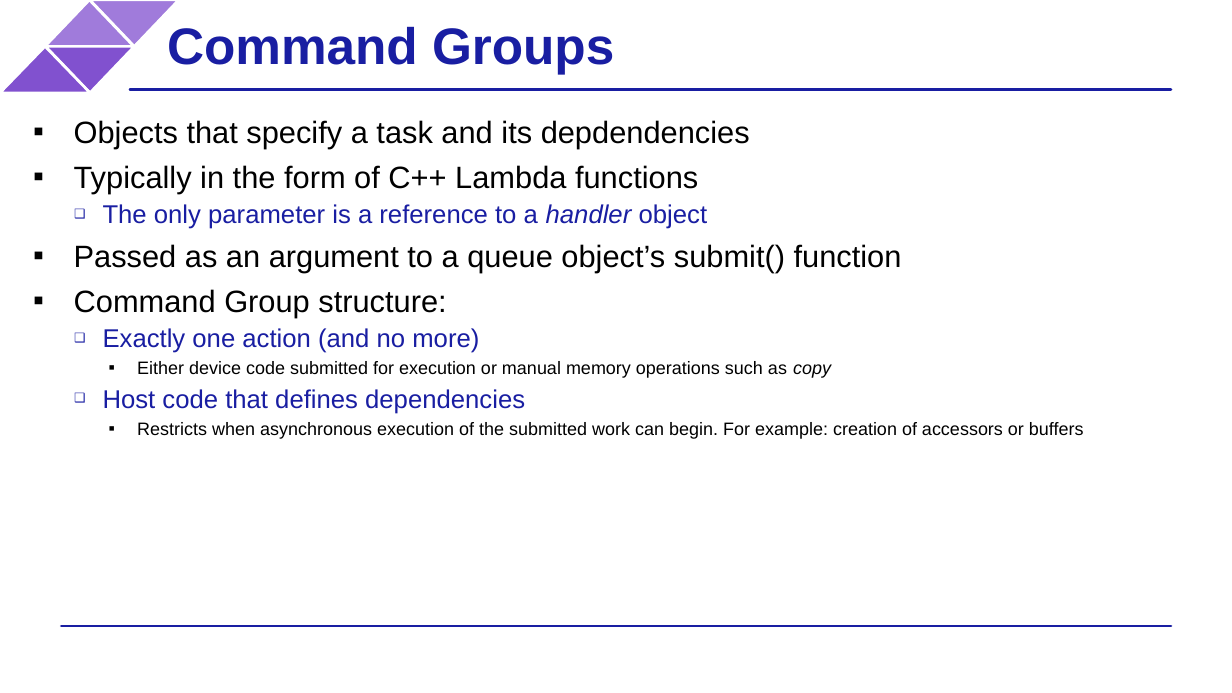
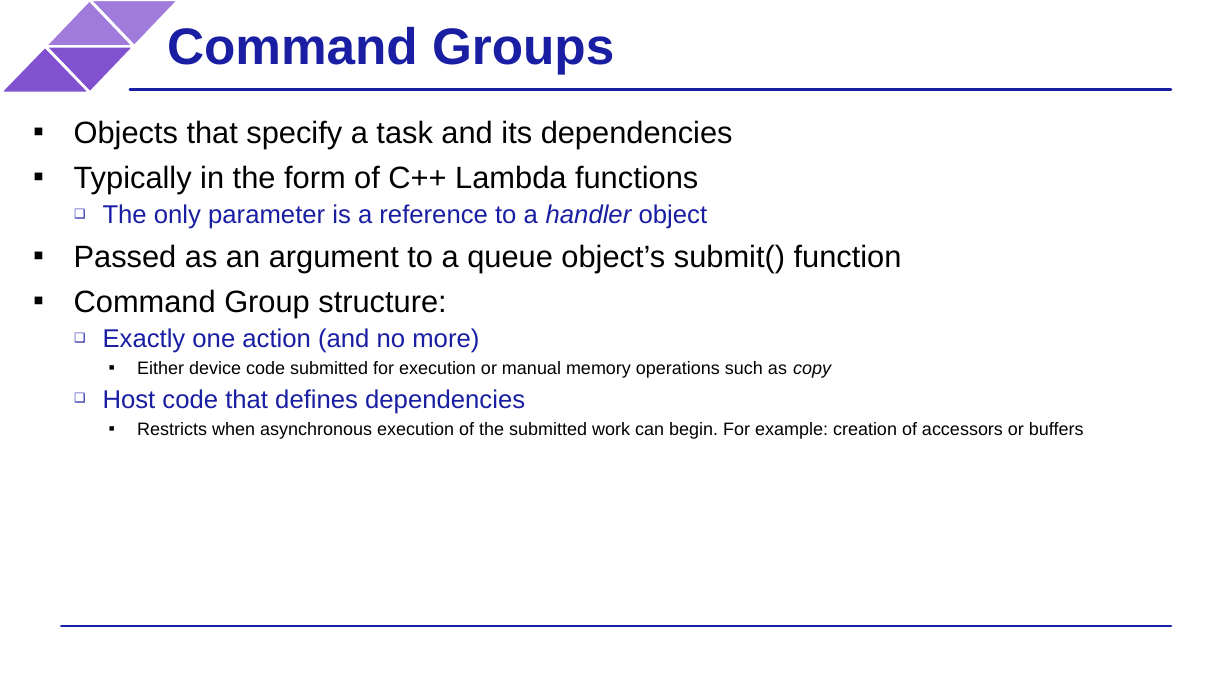
Before and after one commit to BenjaminMFindley/Reconfig-2-SYCL-DPCPP, a slide deck: slide 9 of Slides/SYCL intro.pptx. Drawn at 1232x693 pixels with LibreOffice and Linux fonts; fonts in the diff are those of the drawing; background and template pictures are left out. Boxes give left, top, right and bottom in pixels: in the first picture for what was removed or moved away, otherwise in the second. Text is boxed around its words. In the diff, an @@ line names an element or a change of style, - is before the commit and + after.

Commit message:
Dependencies

```diff
--- a/Slides/SYCL intro.pptx
+++ b/Slides/SYCL intro.pptx
@@ text at (74, 120, 733, 149): text changed @@
-▪ Objects that specify a task and its depdendencies
+▪ Objects that specify a task and its dependencies
```
Also in this commit, not shown: 2 other slides changed, 3 slides added.
